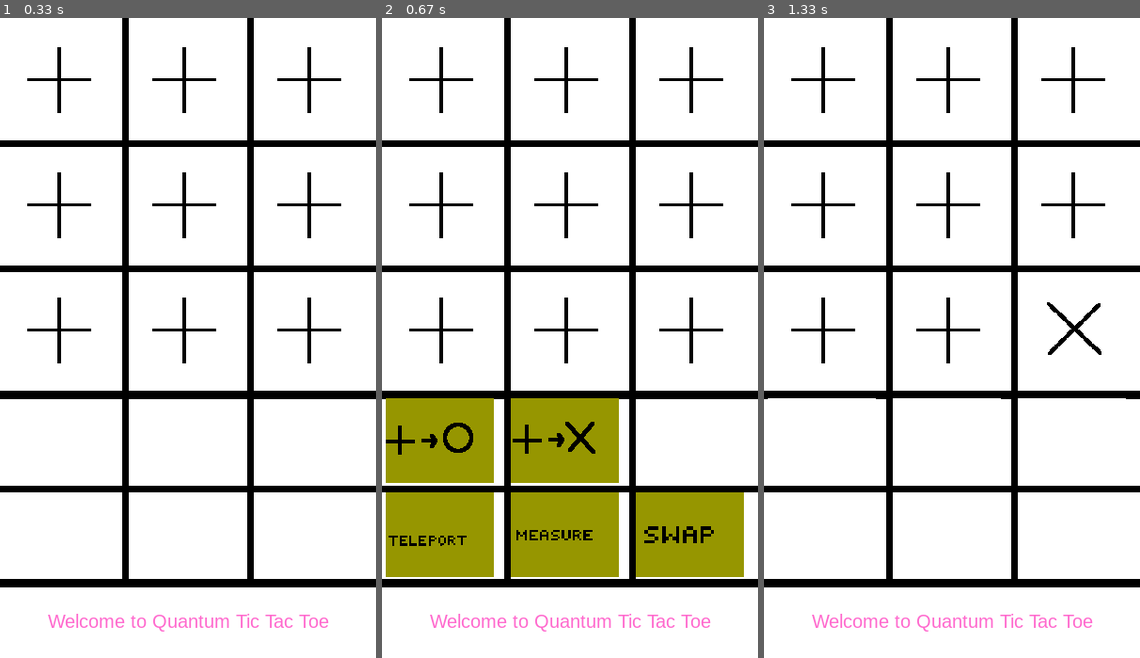
Above: before the commit, frames 1-3 (left to right).
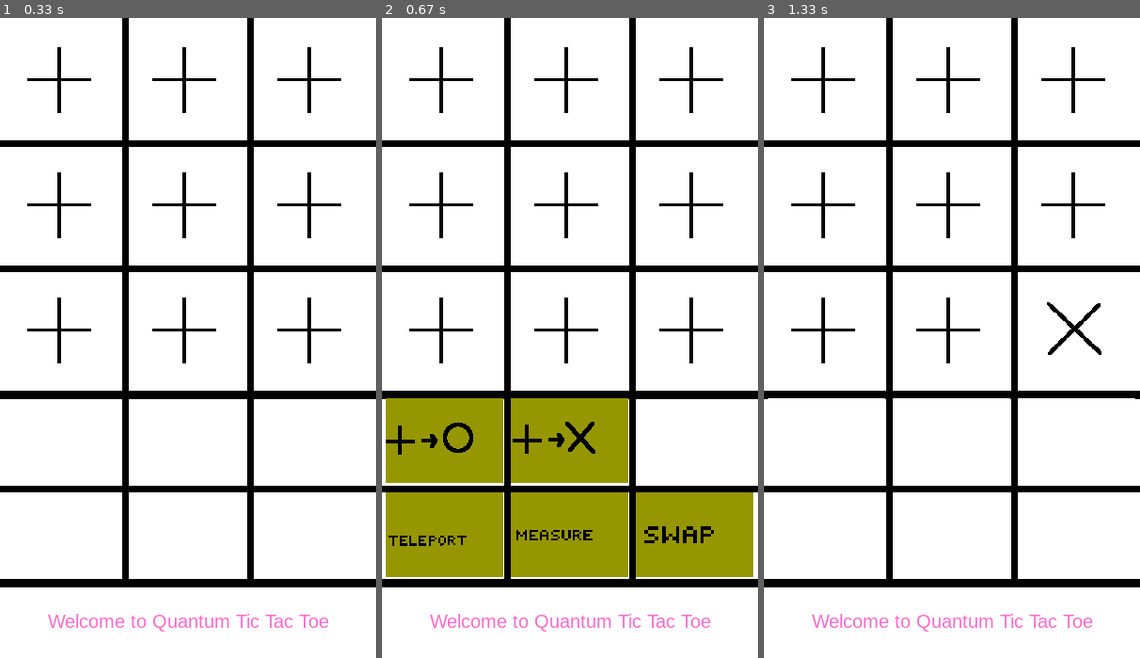
Above: after the commit, the same moments.

Repository: ShuGe-MIT/iQuhack
Game: pygame game, started from frontend_original.py
Two runs of this game, one before a commit and one after it. Both use one fixed random seed, a clock stepped at 60 frames per second and the inputs below.
Inputs (mouse positions are in pixels of both pictures, inside the frame that each line leads up to):
- Up to frame 1 (0.33 s): no input
- Up to frame 2 (0.67 s): click (690, 318) at 0.42 s
- Up to frame 3 (1.33 s): click (989, 478) at 0.77 s

Frame 1 is identical in both runs. In frame 2, 1.7% of the frame differs, in the area x 29-99%, y 59-88%; in frame 3, less than 0.1%.

Commit message:
small modification to teleport

Diff:
--- a/frontend_original.py
+++ b/frontend_original.py
@@ -160,25 +160,14 @@
         btn_bg_color = (150, 150, 0)
     else:
         btn_bg_color = (200, 200, 0)
-    pg.draw.rect(screen, btn_bg_color, pg.Rect(btn_coords[0]+4, btn_coords[1]+4, 115, 90))
+    pg.draw.rect(screen, btn_bg_color, pg.Rect(btn_coords[0]+4, btn_coords[1]+4, 125, 90))
     screen.blit(btn_img, (btn_coords[0], btn_coords[1]))
 
 
 def clear():
-    # if gate == None:
-    #     btn_coords = (0, height)
-    #     pg.draw.rect(screen, (255, 255, 255), pg.Rect(btn_coords[0], btn_coords[1]+3, width, extraheight))
-    # elif gate=="plus2o":
-    #     btn_coords = (0, height)
-    # elif gate=="plus2x":
-    #     btn_coords = (width/4, height)
-    # elif gate=="cnot":
-    #     btn_coords = (width/4*2, height)
-    # elif gate=="teleport":
-    #     btn_coords = (width/4*3, height)
     coords=[(0,height),(width/3, height),(width/3*2,height),(0, height+extraheight/2),(width/3, height+extraheight/2), (width/3*2 , height+extraheight/2)]
     for btn_coords in coords:
-        pg.draw.rect(screen, (255, 255, 255), pg.Rect(btn_coords[0]+4, btn_coords[1]+4, 115, 90))
+        pg.draw.rect(screen, (255, 255, 255), pg.Rect(btn_coords[0]+4, btn_coords[1]+4, 125, 90))
     pg.display.update()
 
 
@@ -212,7 +201,7 @@
                 board[idx]=["",MEASURE_COLOR]
                 draw_img(idx,board[idx][0], board[idx][1])
         board[j]=board[i][:]
-        board[i]=["ox",(255,255,255)]
+        board[i]=["",MEASURE_COLOR]
         draw_img(i,board[i][0],board[i][1])
         draw_img(j,board[j][0], board[j][1])
         steps+=1
